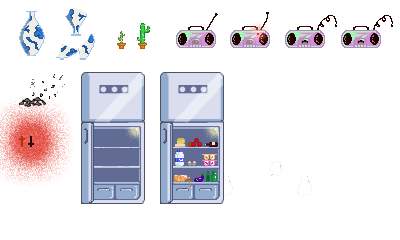
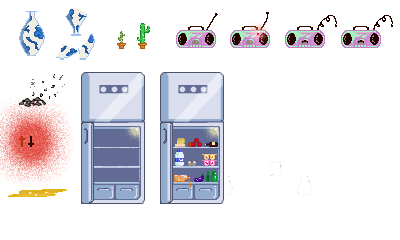
Before/after of a 400 × 240 layered artwork. What changed in the layer stack:
added layer "pipi" above "crucifix" over [8, 189, 67, 197]
